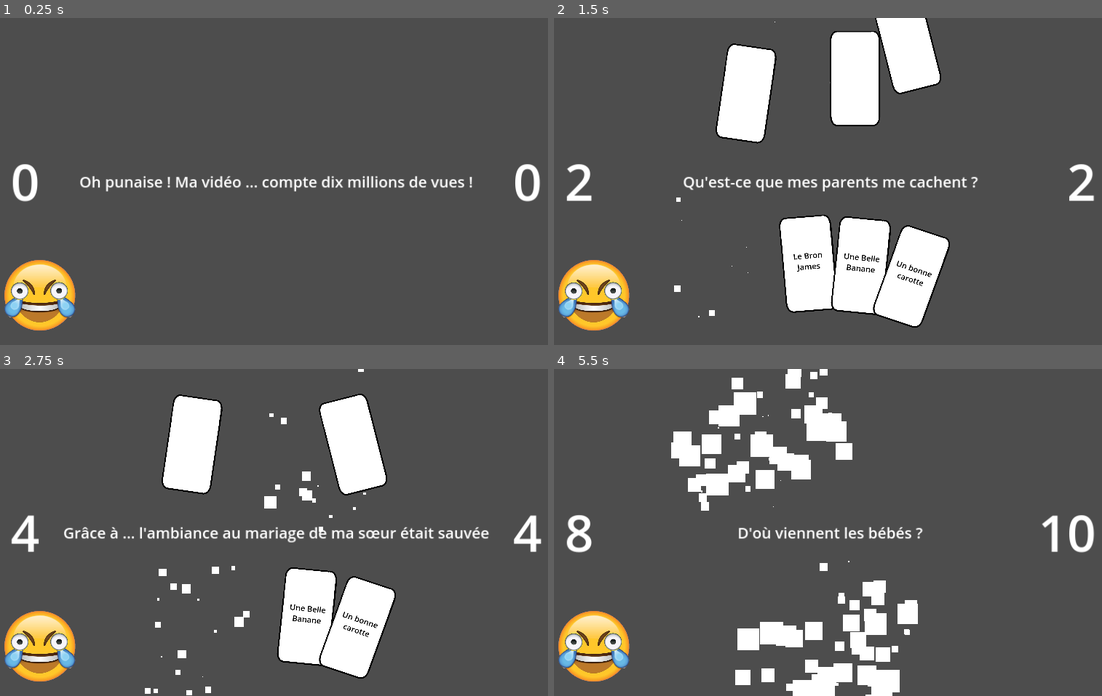
Above: before the commit, frames 1-4 (two rows, left to right).
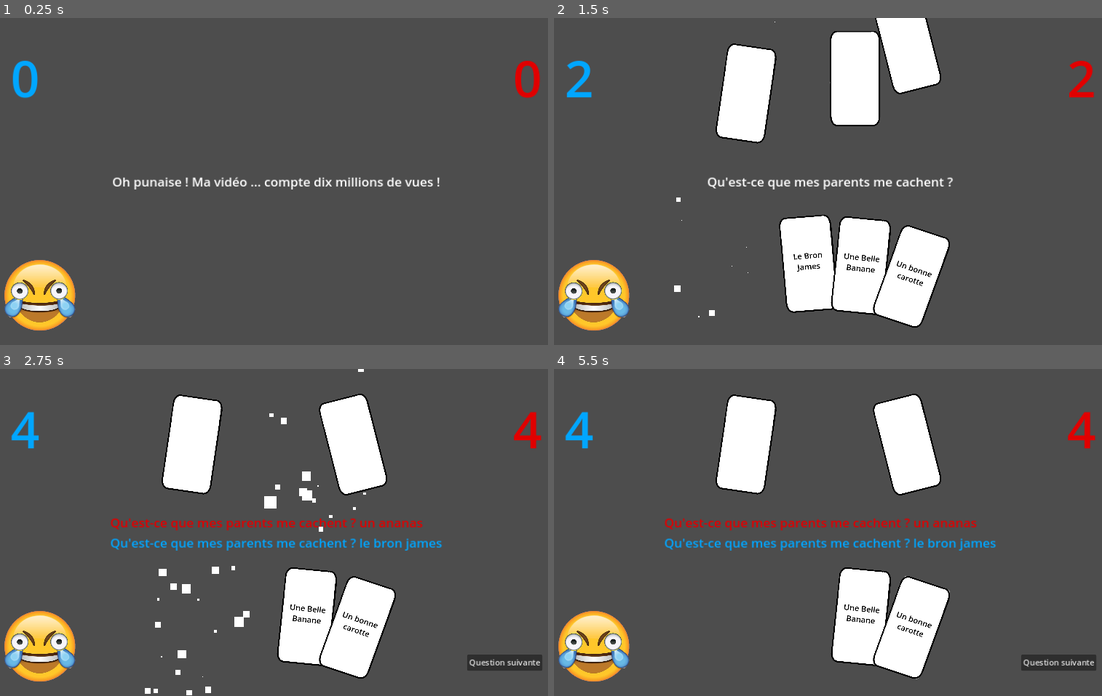
Above: after the commit, the same moments.

Repository: McMaaarty/Crazy-Card-Mania
Game: Godot game, scene res://Scenes/BattleArena.tscn
The game is run twice, just before and just after one commit, with the same random seed, the same clock (stepped at 60 frames per second) and the same inputs. This scene is started directly instead of the project's main scene.
Inputs (mouse positions are in pixels of both pictures, inside the frame that each line leads up to):
- Up to frame 1 (0.25 s): no input
- Up to frame 2 (1.5 s): move the mouse to (756, 233) at 0.52 s; hold Right (ui_right) 0.53-1.25 s; click (756, 233) at 0.67 s; click (1058, 312) at 1.25 s, where only the run after the commit has a clickable "Question suivante"
- Up to frame 3 (2.75 s): click (252, 614) at 2 s
- Up to frame 4 (5.5 s): move the mouse to (860, 617) at 2.77 s; hold Down (ui_down) 2.78-3.5 s; click (860, 617) at 2.92 s; click (860, 617) at 3.5 s; move the mouse to (910, 627) at 4.27 s; hold Right (ui_right) 4.28-5 s; click (910, 627) at 4.42 s; click (910, 627) at 5 s

The runs differ from the first frame. In frame 1, 2.5% of the frame differs, in the area x 2-99%, y 13-57%; in frame 2, 2.0%; in frame 3, 4.4%; in frame 4, 18%, in the area x 1-99%, y 0-100%.

Commit message:
modification de BattleArena

Diff:
--- a/Scenes/BattleArena.tscn
+++ b/Scenes/BattleArena.tscn
@@ -186,10 +186,25 @@
 layout_mode = 2
 mouse_filter = 2
 
-[node name="Label" type="Label" parent="CenterContainer"]
-layout_mode = 2
-theme_override_font_sizes/font_size = 30
+[node name="VBoxContainer" type="VBoxContainer" parent="CenterContainer"]
+layout_mode = 2
+
+[node name="EnnemyPrompt" type="Label" parent="CenterContainer/VBoxContainer"]
+layout_mode = 2
+theme_override_colors/font_color = Color(0.878431, 0, 0, 1)
+theme_override_font_sizes/font_size = 25
+text = "PROMPT IA"
+
+[node name="Prompt" type="Label" parent="CenterContainer/VBoxContainer"]
+layout_mode = 2
+theme_override_font_sizes/font_size = 25
 text = "PROMPT : "
+
+[node name="GamerPrompt" type="Label" parent="CenterContainer/VBoxContainer"]
+layout_mode = 2
+theme_override_colors/font_color = Color(0, 0.65098, 1, 1)
+theme_override_font_sizes/font_size = 25
+text = "PROMPT GAMER"
 
 [node name="ConfettiPartyEffect" parent="." instance=ExtResource("4_bao4m")]
 position = Vector2(202, 669)
@@ -244,16 +259,25 @@
 
 [node name="computer" type="Label" parent="."]
 layout_mode = 2
+size_flags_vertical = 0
+theme_override_colors/font_color = Color(0.878431, 0, 0, 1)
 theme_override_font_sizes/font_size = 100
 text = "0"
 horizontal_alignment = 2
 
 [node name="gamer" type="Label" parent="."]
 layout_mode = 2
+size_flags_vertical = 0
+theme_override_colors/font_color = Color(0, 0.65098, 1, 1)
 theme_override_font_sizes/font_size = 100
 text = "0"
 
-[connection signal="timeout" from="Timer" to="." method="_on_timer_timeout"]
+[node name="Next" type="Button" parent="."]
+layout_mode = 2
+size_flags_horizontal = 8
+size_flags_vertical = 8
+text = "Question suivante"
+
 [connection signal="button_clic" from="Node2D/Card1" to="." method="_on_card_1_button_clic"]
 [connection signal="mouse_entered_area" from="Node2D/Card1" to="." method="_on_card_1_mouse_entered_area"]
 [connection signal="mouse_exited_area" from="Node2D/Card1" to="." method="_on_card_1_mouse_exited_area"]
@@ -266,3 +290,4 @@
 [connection signal="button_clic" from="Node2D/Card4" to="." method="_on_card_4_button_clic"]
 [connection signal="mouse_entered_area" from="Node2D/Card4" to="." method="_on_card_4_mouse_entered_area"]
 [connection signal="mouse_exited_area" from="Node2D/Card4" to="." method="_on_card_4_mouse_exited_area"]
+[connection signal="pressed" from="Next" to="." method="_on_next_pressed"]
--- a/Scenes/Effects/ConfettiPartyEffect.tscn
+++ b/Scenes/Effects/ConfettiPartyEffect.tscn
@@ -59,6 +59,5 @@
 
 [node name="Timer" type="Timer" parent="."]
 wait_time = 10.0
-autostart = true
 
 [connection signal="timeout" from="Timer" to="." method="_on_timer_timeout"]
--- a/Scripts/BattleArena.gd
+++ b/Scripts/BattleArena.gd
@@ -1,6 +1,10 @@
 extends MarginContainer
 
 var label
+var promptGamer
+var promptEnnemy
+var nextButton
+
 var selectedCard
 var isPlaying:bool
 
@@ -37,7 +41,10 @@
 	card3 = $Node2D/Card3
 	card4 = $Node2D/Card4
 
-	label = $CenterContainer/Label
+	label = $CenterContainer/VBoxContainer/Prompt
+	promptEnnemy = $CenterContainer/VBoxContainer/EnnemyPrompt
+	promptGamer = $CenterContainer/VBoxContainer/GamerPrompt
+	nextButton = $Next
 
 	adversaire.append($NodeAdversaire/CardAversaire1)
 	adversaire.append($NodeAdversaire/CardAversaire2)
@@ -63,7 +70,11 @@
 	handleHoverCard()
 
 func changePrompt(prompt):
+	label.show()
 	label.text = prompt
+	promptGamer.hide()
+	promptEnnemy.hide()
+	nextButton.hide()
 
 func changeCardScale(card, scaleValue):
 	if(card != null):
@@ -133,6 +144,8 @@
 		instanciateEffect(card4)
 
 func instanciateEffect(card):
+
+	isPlaying = true
 	var gamerReponse = card.get_label()
 
 	var instance = eraseEffect.instantiate()
@@ -140,14 +153,17 @@
 	add_child(instance)
 	instance.start_emitting()
 	card.queue_free()
-	isPlaying = true
 	play_sound_by_response(gamerReponse)
-	$Timer.start()
 
 	var nodeAdversaire = $NodeAdversaire
 	var carte = adversaire.pop_back()
-
 	var computerReponse = reponsesAdversaire.pop_back()
+
+	var instanceAdversaire = eraseEffect.instantiate()
+	instanceAdversaire.position = Vector2(carte.position.x + nodeAdversaire.position.x, carte.position.y + nodeAdversaire.position.y)
+	add_child(instanceAdversaire)
+	instanceAdversaire.start_emitting()
+	carte.queue_free()
 
 	StaticData.add_point_to_gamer(
 		StaticData.get_values_by_promptIds(
@@ -161,7 +177,6 @@
 			StaticData.id_by_string("reponses", computerReponse)
 		)
 	)
-	changePrompt(questions.pop_front())
 
 	var gamerLabel = $gamer
 	var computerLabel = $computer
@@ -169,12 +184,13 @@
 	gamerLabel.text = str(StaticData.get_gamer_points())
 	computerLabel.text = str(StaticData.get_computer_points())
 
-	var instanceAdversaire = eraseEffect.instantiate()
-
-	instanceAdversaire.position = Vector2(carte.position.x + nodeAdversaire.position.x, carte.position.y + nodeAdversaire.position.y)
-	add_child(instanceAdversaire)
-	instanceAdversaire.start_emitting()
-	carte.queue_free()
+	promptEnnemy.show()
+	promptGamer.show()
+	nextButton.show()
+	label.hide()
+
+	promptEnnemy.text = label.text + " " + computerReponse.to_lower()
+	promptGamer.text = label.text + " " + gamerReponse.to_lower()
 
 func setupScene():
 	$Node2D/AnimationPlayer.play("setup_cards_animation")
@@ -191,9 +207,6 @@
 	$ConfettiPartyEffect2.start_emitting_alternatif()
 	$ConfettiPartyEffect3.start_emitting_alternatif()
 
-func _on_timer_timeout():
-	isPlaying = false
-
 func play_sound_by_response(gamerReponse):
 	# récupère l'id de la réponse, pour avoir le fichier à jouer
 	var reponseId = StaticData.id_by_string("reponses", gamerReponse)
@@ -207,3 +220,13 @@
 	if(soundFile != ""):
 		$AudioPlayer.stream = load("res://Assets/Sounds/" + soundFile)
 		$AudioPlayer.play()
+
+func _on_next_pressed():
+	changePrompt(questions.pop_front())
+	isPlaying = false
+
+	if(card1 == null && card2 == null && card3 == null && card4 == null):
+		if(StaticData.get_gamer_points() > StaticData.get_computer_points()):
+			setupWin()
+		else:
+			setupLoose()
--- a/Scripts/Effects/EffectEnd.gd
+++ b/Scripts/Effects/EffectEnd.gd
@@ -2,9 +2,11 @@
 
 func start_emitting():
 	$CPUParticles2D.emitting = true;
+	$Timer.start()
 
 func start_emitting_alternatif():
 	$CPUParticles2D2.emitting = true;
+	$Timer.start()
 
 func _on_timer_timeout():
 	self.queue_free()
--- a/Scripts/Objects/MonsieurGuilly.gd
+++ b/Scripts/Objects/MonsieurGuilly.gd
@@ -76,8 +76,6 @@
 	enablePreviousButton()
 	disableCurrentButton(currentButton)
 
-
-
 func startLaugh():
 	$AudioPlayer.stream = StaticData.get_random_fart()
 	$AudioPlayer.play()
--- a/project.godot
+++ b/project.godot
@@ -11,7 +11,7 @@
 [application]
 
 config/name="Crazy Card Mania"
-run/main_scene="res://Scenes/GuillyTime.tscn"
+run/main_scene="res://Scenes/WorldScene.tscn"
 config/features=PackedStringArray("4.1", "Mobile")
 
 [autoload]
